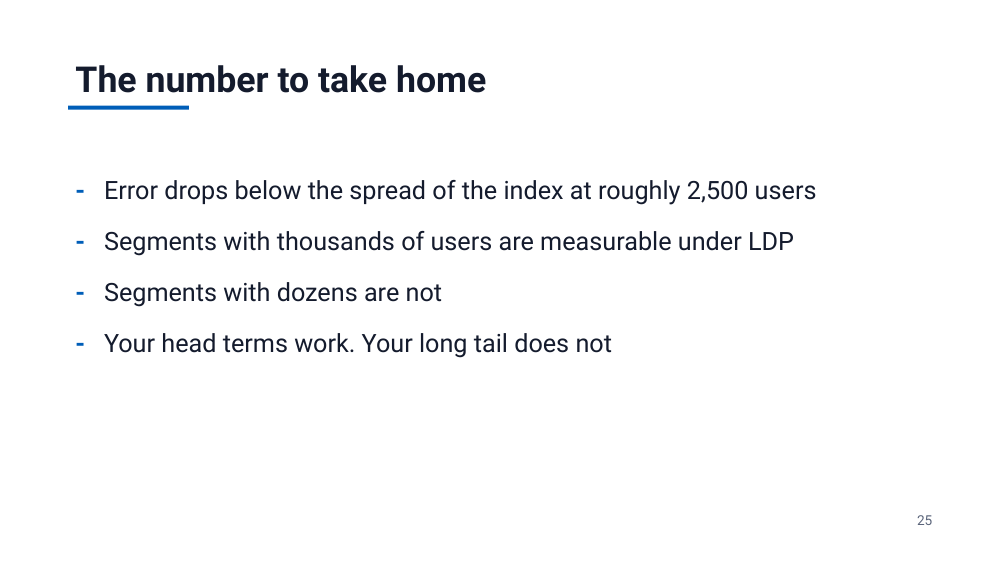
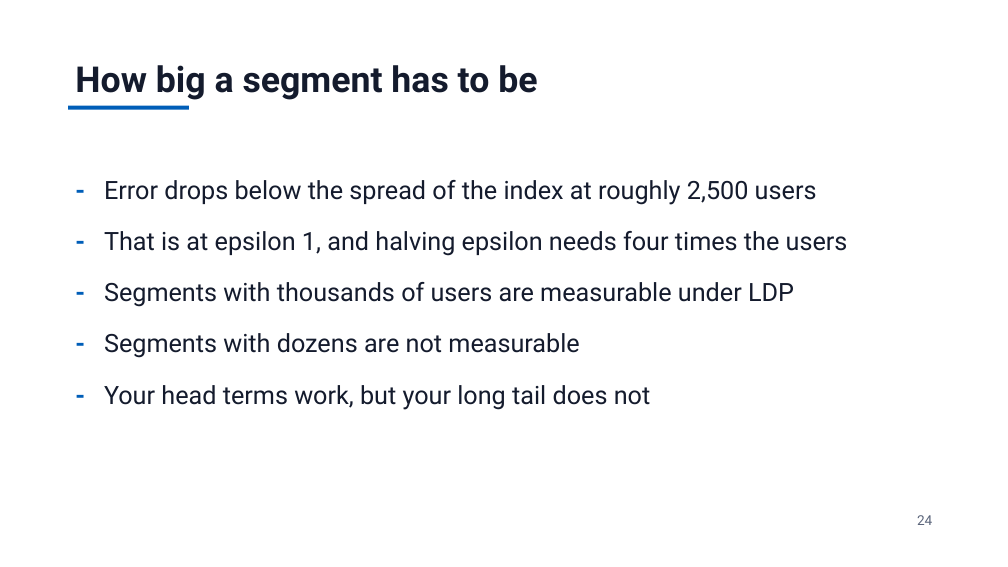
Before and after one commit to jzonthemtn/ldp-for-search, a slide deck: slide 24 of ldp_for_search_slides.pptx (slide 25 before the commit). Drawn at 1008x567 pixels with LibreOffice and Linux fonts; fonts in the diff are those of the drawing. Boxes give left, top, right and bottom in pixels: in the first picture for what was removed or moved away, otherwise in the second. Text is boxed around its words. In the diff, an @@ line names an element or a change of style, - is before the commit and + after.

```diff
--- a/ldp_for_search_slides.pptx
+++ b/ldp_for_search_slides.pptx
@@ text at (x1=75, y1=65, x2=537, y2=100): text changed @@
-The number to take home
+How big a segment has to be
@@ text at (x1=104, y1=231, x2=848, y2=256): paragraph added @@
+- That is at epsilon 1, and halving epsilon needs four times the users
@@ text at (x1=104, y1=333, x2=651, y2=410): text changed @@
-- Segments with dozens are not
-- Your head terms work. Your long tail does not
+- Segments with dozens are not measurable
+- Your head terms work, but your long tail does not
@@ text at (x1=917, y1=515, x2=932, y2=525): text changed @@
-25
+24
```
Also in this commit, not shown: 25 other slides changed, 2 slides added, 3 slides removed, 20 other files.
